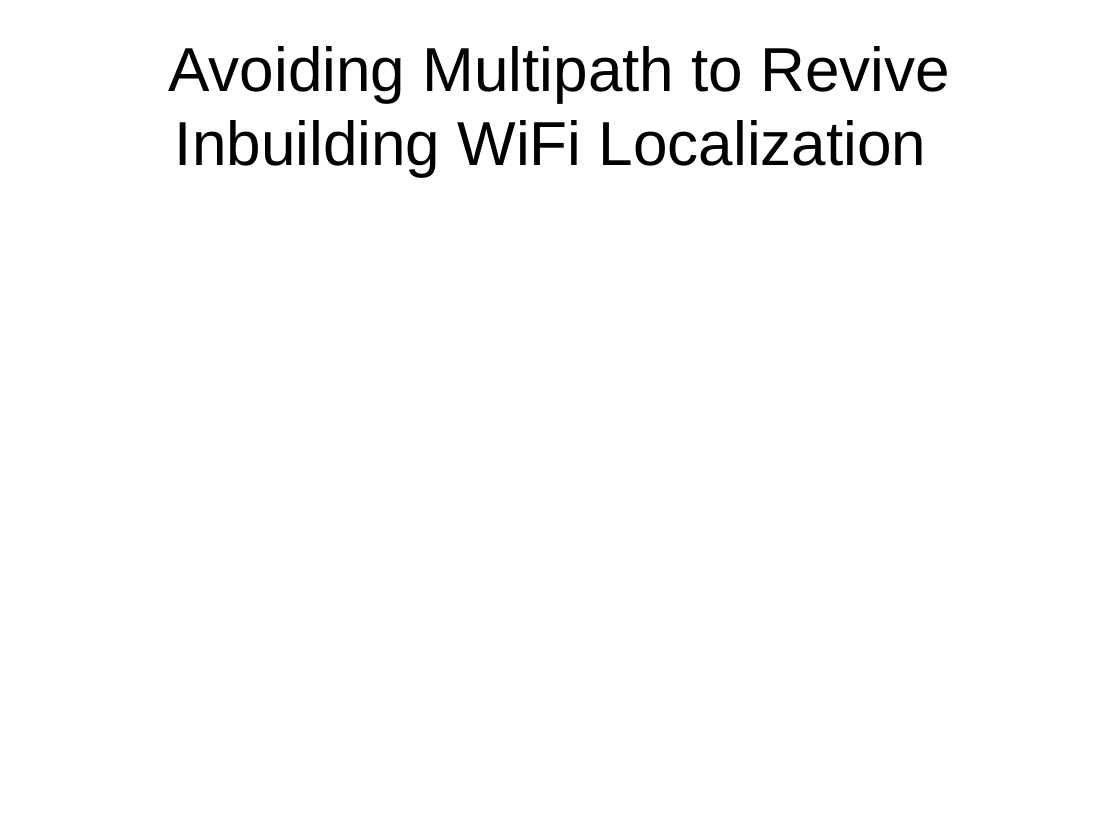
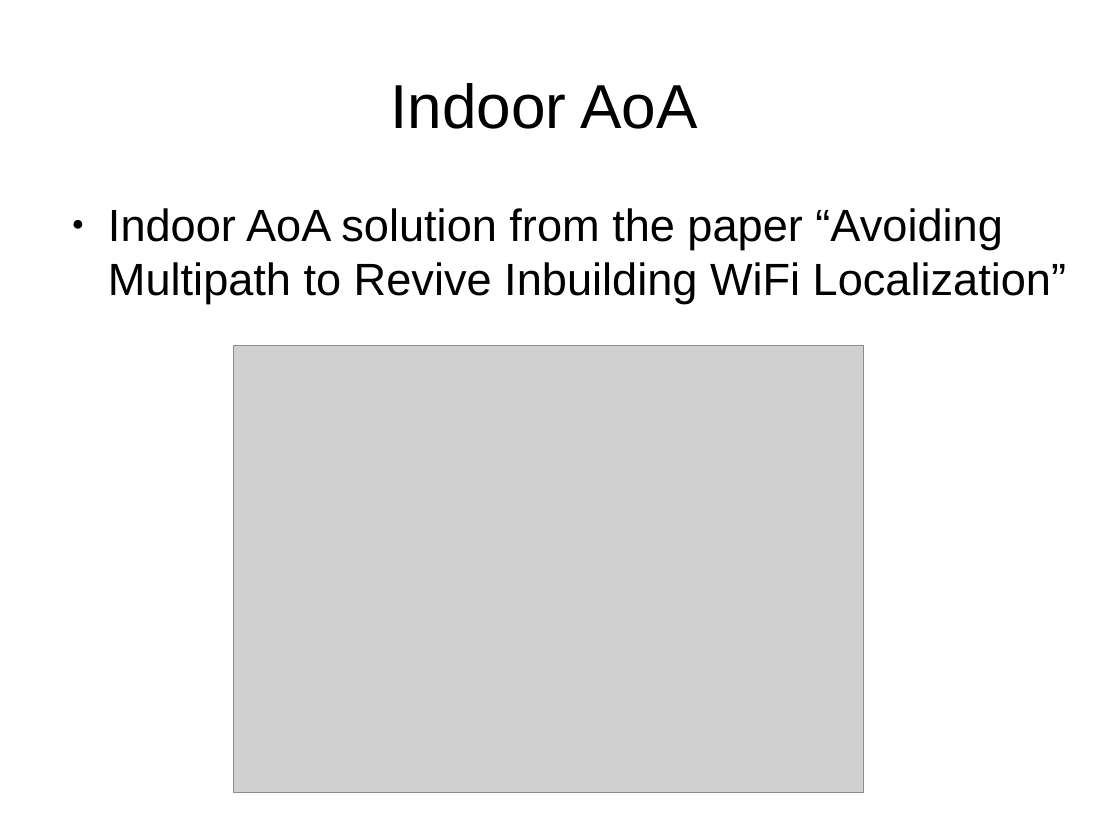
Before and after one commit to HSID/Localization, a slide deck: slide 24 of light-weight-indoor-localization.odp (slide 22 before the commit). Drawn at 1120x840 pixels with LibreOffice and Linux fonts; fonts in the diff are those of the drawing; grey boxes stand for pictures. Boxes give left, top, right and bottom in pixels: in the first picture for what was removed or moved away, otherwise in the second. Text is boxed around its words. In the diff, an @@ line names an element or a change of style, - is before the commit and + after.

Commit message:
modified the slides

```diff
--- a/light-weight-indoor-localization.odp
+++ b/light-weight-indoor-localization.odp
@@ title at [391,83,697,129]: text changed @@
-Avoiding Multipath to Revive Inbuilding WiFi Localization
+Indoor AoA
@@ text added at [108,208,1066,304], 32 pt, text #000000 @@
+● Indoor AoA solution from the paper “Avoiding Multipath to Revive Inbuilding WiFi Localization”
@@ picture added at [234,346,864,793] @@
```
Also in this commit, not shown: 1 other slide changed, 7 slides added, 1 slide removed.
